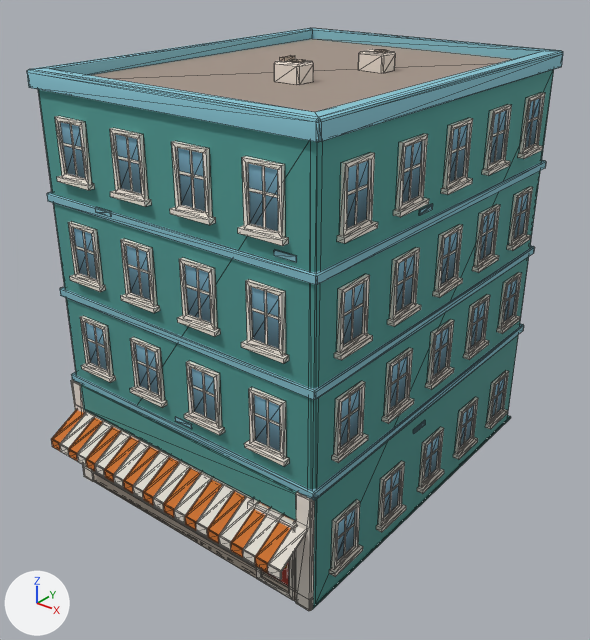
The glTF model newcity/art/kit/boylston_s14.glb, before and after one commit.
Camera for both pictures: a 50 mm camera at (17.0, -22.3, 19.3) aimed at (0.3, -1.3, 6.3). The axes (+X, +Y, +Z) are drawn at lower left. The lights are the same throughout. The picture after the commit comes second. Mesh edges are drawn as thin lines. Vertices at exactly the same position are counted once.

Objects in the first picture: 'boylston_s14'.
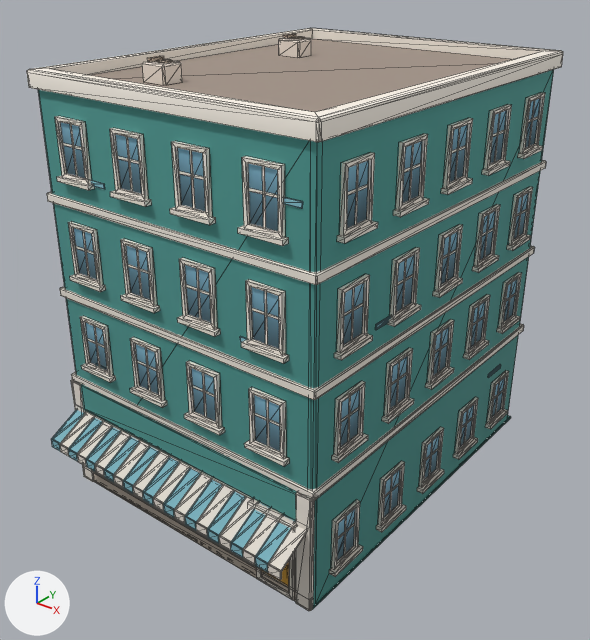
Where the change shows, as pixel boxes [x1, y1, x2, y2] in the pictures (590 x 640 px; the box of a moved part takes in the faces that stretch with it):
part 1 of me_boylston_s14, moved or reshaped: before [96, 207, 112, 212]; after [91, 180, 105, 189]
part 2 of me_boylston_s14, moved or reshaped: before [175, 417, 192, 429]; after [284, 197, 303, 208]
part 3 of me_boylston_s14, moved or reshaped: before [413, 420, 425, 434]; after [488, 364, 500, 378]
part 4 of me_boylston_s14, moved or reshaped: before [290, 59, 306, 63]; after [157, 60, 173, 63]
part 5 of me_boylston_s14, moved or reshaped: before [358, 49, 396, 73]; after [142, 61, 182, 85]
part 6 of me_boylston_s14, moved or reshaped: before [280, 55, 295, 62]; after [147, 56, 164, 62]
part 7 of me_boylston_s14, moved or reshaped: before [374, 50, 388, 53]; after [292, 37, 305, 39]
part 8 of me_boylston_s14, added: after [283, 34, 296, 39]
part 9 of me_boylston_s14, moved or reshaped: before [274, 60, 433, 262]; after [240, 38, 391, 342]
part 10 of me_boylston_s14, surface changed: [27, 28, 563, 586] in both

What changed in the scene script:
```text
Change me_boylston_s14:
    used by ob_boylston_s14; location = (0.0, 0.0, 0.0)
    remove me_boylston_s14.from_pydata(...)  # 2488 vertices, 3308 faces; spans x -5.7..5.7, y -8.4..7.2, z 0.0..15.6
    add me_boylston_s14.from_pydata(...)  # 2496 vertices, 3318 faces; spans x -5.7..5.7, y -8.4..7.2, z 0.0..15.6
    me_boylston_s14 part 1: the loose piece of 16 vertices spanning x -3.1..-2.4, y -7.0, z 11.2..11.3 is scaled about its middle by (1.34, 1, 1), then moved by (-0.3, 0.0, 0.8)
    me_boylston_s14 part 2: the loose piece of 16 vertices spanning x -0.2..0.6, y -7.0, z 4.6..4.8 is moved by (4.5, 0.0, 8.3)
    me_boylston_s14 part 3: the loose piece of 16 vertices spanning x 5.5, y -1.4..-0.6, z 3.6..3.7 is scaled about its middle by (1, 1.34, 1), then moved by (0.0, 5.8, -0.3)
    me_boylston_s14 part 4: the loose piece of 16 vertices spanning x 0.6..1.1, y -2.2..-1.7, z 15.5 is moved by (-3.1, -2.6, 0.0)
    me_boylston_s14 part 5: the loose piece of 20 vertices spanning x 1.0..2.0, y 1.1..1.9, z 14.9..15.5 is moved by (-3.9, -6.0, 0.0)
    me_boylston_s14 part 6: the loose piece of 8 vertices spanning x 0.4..0.6, y -2.2..-1.7, z 15.5..15.6 is moved by (-3.1, -2.6, 0.0)
    me_boylston_s14 part 7: the loose piece of 16 vertices spanning x 1.4..1.9, y 1.2..1.7, z 15.5 is moved by (-4.3, 1.0, 0.0)
    me_boylston_s14 part 8: the loose piece of 8 vertices spanning x 0.4..0.6, y -2.2..-1.7, z 15.5..15.6 is copied, and the copy is moved by (-3.5, 4.4, 0.0); it spans x -3.1..-2.9, y 2.2..2.7, z 15.5..15.6
    me_boylston_s14 part 9: 33 vertices moved from x 0.2..5.5, y -7.0..-1.3, z 11.5..15.4 to x -3.2..5.5, y -7.0..2.1, z 8.5..15.4; 19 vertices removed from x 0.2..1.2, y -2.3..-1.5, z 14.9..15.5; 19 vertices added at x -3.2..-2.2, y 2.1..2.9, z 14.9..15.5
    me_boylston_s14 part 10: 482 kept faces spanning x -5.7..5.7, y -8.4..7.2, z 0.2..15.2 get new texture (UV) coordinates
    other edits to the shape of me_boylston_s14 do not show in these pictures
```
